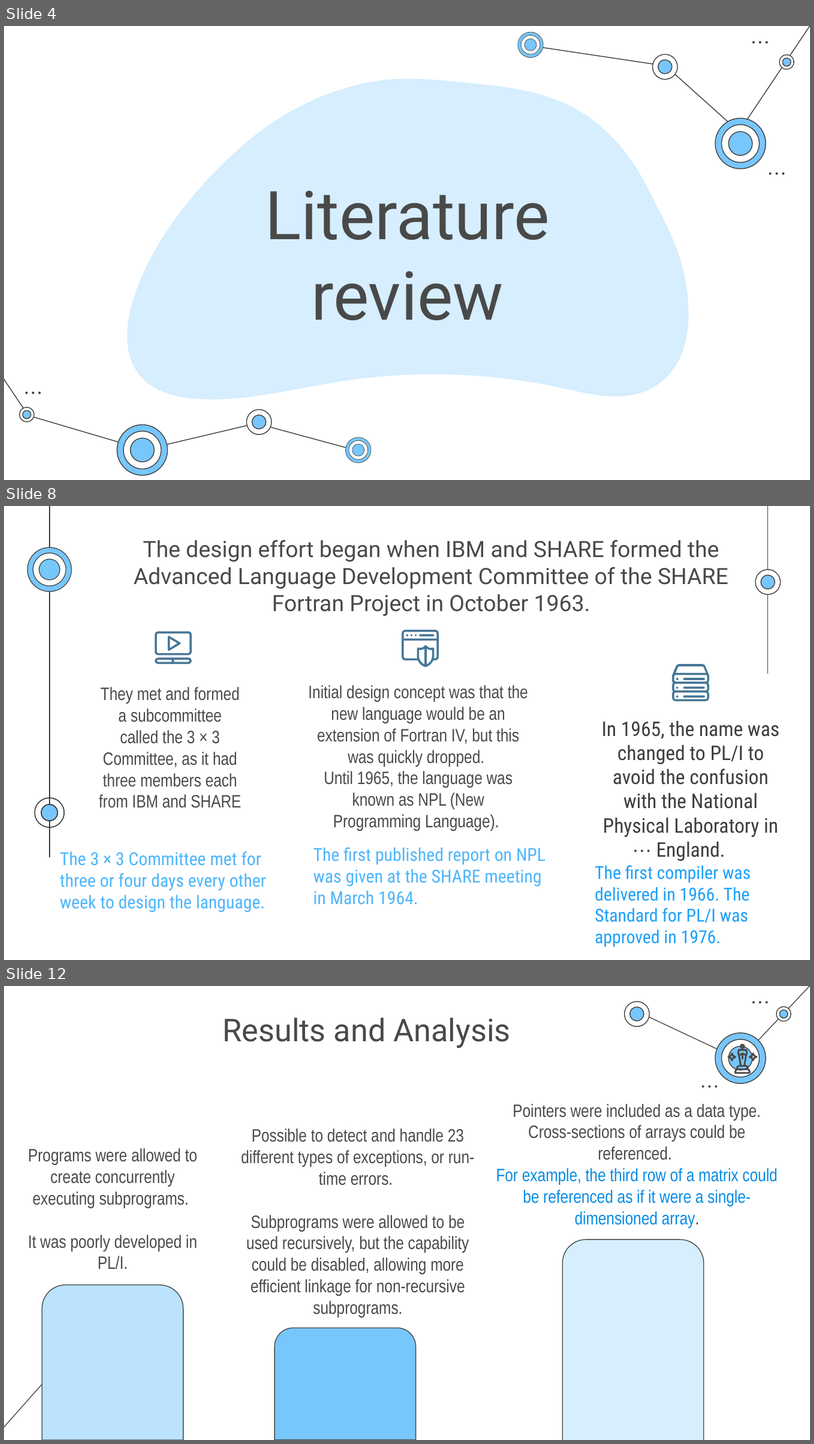
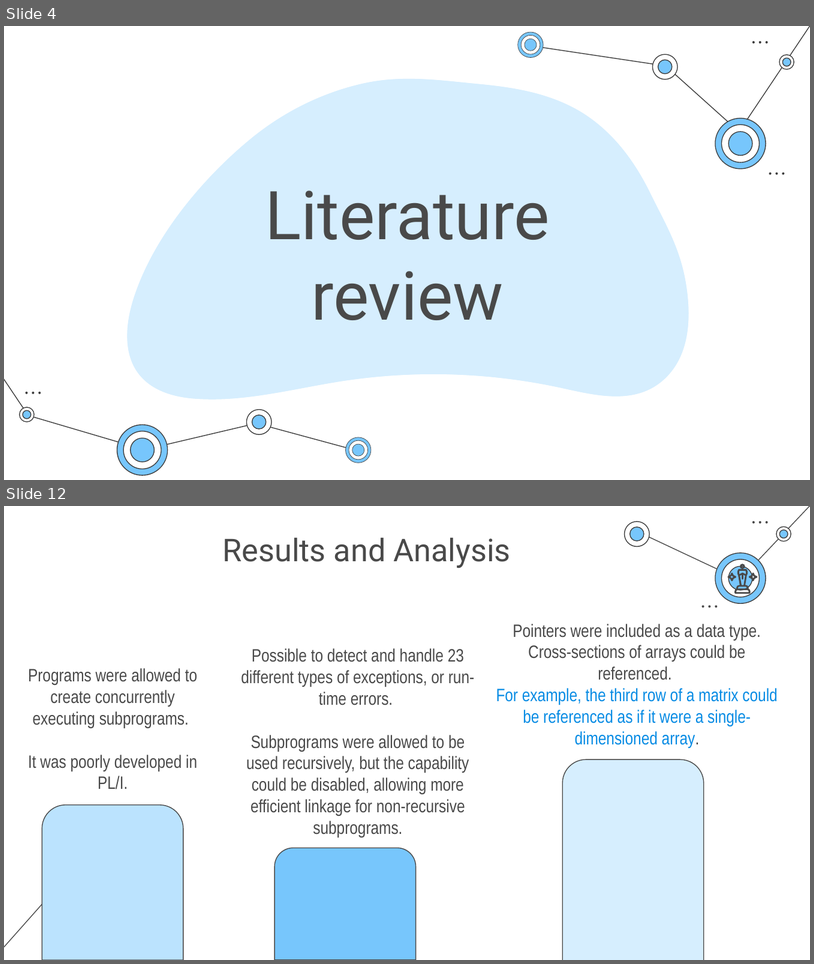
Before and after one commit to NAyeshaKhan/Heart-Disease-Prediction, a slide deck: Heart Disease Prediction System.pptx. Shown one above the other, each under a label of ours: slides 4, 8 and 12 before the commit, slides 4 and 12 after it; the slides between them are not shown. The pictures are 814x1444 and 814x964 pixels, drawn with LibreOffice and Linux fonts; fonts in the diff are those of the drawing. Boxes give left, top, right and bottom in pixels: in the first picture for what was removed or moved away, otherwise in the second. Text is boxed around its words. In the diff, an @@ line names an element or a change of style, - is before the commit and + after.

```diff
--- a/Heart Disease Prediction System.pptx
+++ b/Heart Disease Prediction System.pptx
@@ slide 8 removed at (x1=4, y1=506, x2=810, y2=960), background #FFFFFF @@
@@ title removed at (x1=134, y1=540, x2=729, y2=616) @@
-The design effort began when IBM and SHARE formed the Advanced Language Development Committee of the SHARE Fortran Project in October 1963.
@@ group removed at (x1=27, y1=506, x2=782, y2=857): 13 freeform shapes, 2 lines @@
@@ freeform shape removed at (x1=155, y1=631, x2=192, y2=655) @@
@@ freeform shape removed at (x1=168, y1=636, x2=180, y2=651) @@
@@ group removed at (x1=402, y1=630, x2=438, y2=666): 5 freeform shapes @@
@@ freeform shape removed at (x1=155, y1=658, x2=192, y2=664) @@
@@ subtitle removed at (x1=308, y1=685, x2=528, y2=831) @@
-Initial design concept was that the new language would be an extension of Fortran IV, but this was quickly dropped.
-Until 1965, the language was known as NPL (New Programming Language).
@@ subtitle removed at (x1=99, y1=687, x2=241, y2=808) @@
-They met and formed a subcommittee called the 3 × 3 Committee, as it had three members each from IBM and SHARE
@@ group removed at (x1=672, y1=664, x2=710, y2=701): 7 freeform shapes @@
@@ subtitle removed at (x1=595, y1=721, x2=780, y2=922) @@
-In 1965, the name was changed to PL/I to avoid the confusion with the National Physical Laboratory in England.
-The first compiler was delivered in 1966. The Standard for PL/I was approved in 1976.
@@ text removed at (x1=314, y1=847, x2=546, y2=904) @@
-The first published report on NPL was given at the SHARE meeting in March 1964.
@@ text removed at (x1=60, y1=851, x2=266, y2=912) @@
-The 3 × 3 Committee met for three or four days every other week to design the language.
@@ ellipse removed at (x1=635, y1=850, x2=637, y2=852) @@
@@ ellipse removed at (x1=641, y1=850, x2=644, y2=852) @@
@@ ellipse removed at (x1=648, y1=850, x2=650, y2=852) @@
```
Also in this commit, not shown: 7 slides changed, 5 slides added, 1 other slide removed.
